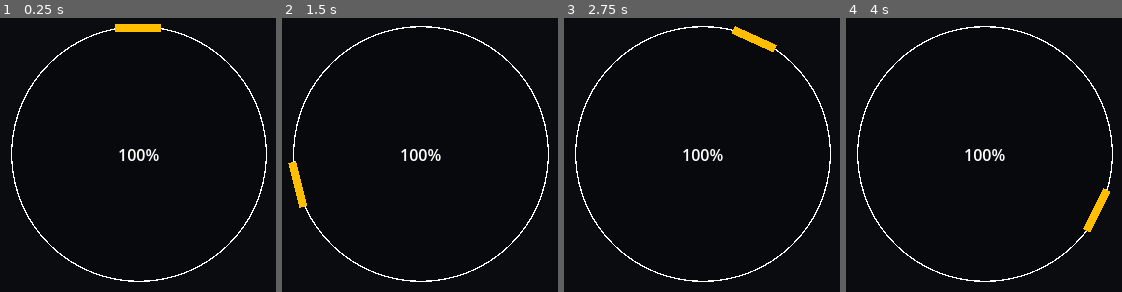
Above: before the commit, frames 1-4 (left to right).
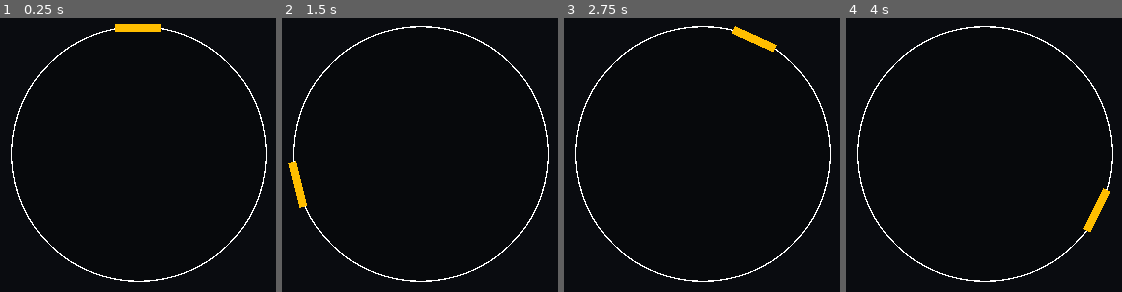
Above: after the commit, the same moments.

Repository: Swivet-Effect/SpinR
Game: Godot game, scene res://Scenes/Gameplay/RunMap.tscn
Two runs of this game, one before a commit and one after it. Both use one fixed random seed, a clock stepped at 60 frames per second and the inputs below. This scene is started directly instead of the project's main scene.
Inputs (mouse positions are in pixels of both pictures, inside the frame that each line leads up to):
- Up to frame 1 (0.25 s): no input
- Up to frame 2 (1.5 s): tap Enter at 0.5 s; move the mouse to (outside the picture) at 0.52 s; hold Right (ui_right) 0.53-1.28 s; tap X at 0.6 s; tap Space (ui_select) at 0.77, 1.25 s; move the mouse to (outside the picture) at 1.27 s; hold Down (ui_down) from 1.28 s (still down); tap Q at 1.35 s
- Up to frame 3 (2.75 s): tap Space (ui_select) at 1.52 s; tap Enter at 2 s; move the mouse to (outside the picture) at 2.02 s; release Down (ui_down) at 2.03 s; hold Right (ui_right) from 2.03 s (still down); tap Z at 2.1 s
- Up to frame 4 (4 s): tap Space (ui_select) at 2.75, 3.02, 3.77 s; move the mouse to (outside the picture) at 2.77 s; release Right (ui_right) at 2.78 s; hold Up (ui_up) 2.78-3.53 s; tap X at 2.85 s; tap Enter at 3.5 s; move the mouse to (outside the picture) at 3.52 s; hold Left (ui_left) from 3.53 s (still down); tap Q at 3.6 s

The runs differ from the first frame. In frame 1, 0.3% of the frame differs, in the area x 43-58%, y 47-53%; in frame 2, 0.3%; in frame 3, 0.3%; in frame 4, 0.3%.
Error in both runs: Invalid operands 'String' and 'Nil' in operator '+'. (res://Scripts/Map)

Commit message:
Added start timer to reduce wait time

Diff:
--- a/Scenes/Gameplay/RunMap.tscn
+++ b/Scenes/Gameplay/RunMap.tscn
@@ -74,20 +74,31 @@
 script = ExtResource("2_5flaf")
 
 [node name="Firer" parent="Screen Center" instance=ExtResource("3_5ixmr")]
-position = Vector2(600, 0)
+position = Vector2(567, 0)
 
 [node name="Music Player" type="AudioStreamPlayer" parent="Screen Center"]
 
 [node name="MusicDelay" type="Timer" parent="Screen Center"]
-wait_time = 4.45
+wait_time = 4.38
 one_shot = true
 
 [node name="Accuracy" type="Label" parent="."]
+visible = false
 offset_left = -20.0
 offset_top = -11.0
 offset_right = 20.0
 offset_bottom = 12.0
 script = ExtResource("4_glvyh")
+
+[node name="StartCountdown" type="Label" parent="."]
+offset_left = -20.0
+offset_top = -48.0
+offset_right = 21.0
+offset_bottom = 49.0
+theme_override_font_sizes/font_size = 71
+horizontal_alignment = 1
+
+[node name="CountdownTimer" type="Timer" parent="StartCountdown"]
 
 [node name="Pause Menu" parent="." instance=ExtResource("6_8povf")]
 
@@ -95,3 +106,4 @@
 [connection signal="finished" from="Screen Center/Music Player" to="Screen Center" method="_on_music_player_finished"]
 [connection signal="finished" from="Screen Center/Music Player" to="Accuracy" method="_on_music_player_finished"]
 [connection signal="timeout" from="Screen Center/MusicDelay" to="Screen Center" method="_on_music_delay_timeout"]
+[connection signal="timeout" from="StartCountdown/CountdownTimer" to="Screen Center" method="CountdownTimerOut"]
--- a/Scripts/Map Run Scripts/RunMap.gd
+++ b/Scripts/Map Run Scripts/RunMap.gd
@@ -7,6 +7,8 @@
 var map = {}
 var userPath = OS.get_data_dir()
 var map_file_path = userPath + "/SpinR/" + Global.mapTitle + ".spr"
+
+var countdown
 
 func move():
 	if Global.beat < map.size():
@@ -28,7 +30,6 @@
 	var music = AudioStreamMP3.load_from_buffer(musicfile)
 
 	reader.close()
-
 	Global.speed = map[0]["speed"]
 	Global.beat = 1
 	Global.reset = false
@@ -44,6 +45,10 @@
 
 	move()
 
+	countdown = 3
+	$"../StartCountdown".text = str(countdown)
+	$"../StartCountdown/CountdownTimer".start()
+
 func _on_music_delay_timeout():
 	audioPlayer.volume_linear = Global.volume / 100.0
 	audioPlayer.play()
@@ -52,3 +57,12 @@
 	if Global.totalOrbs == float(mapNoNulls):
 		Global.destination = "Completion"
 		get_tree().change_scene_to_file(Global.loadScreen)
+
+func CountdownTimerOut():
+	countdown -= 1
+	if countdown != 0:
+		$"../StartCountdown".text = str(countdown)
+		$"../StartCountdown/CountdownTimer".start()
+	else:
+		$"../StartCountdown".visible = false
+		$"../Accuracy".visible = true
